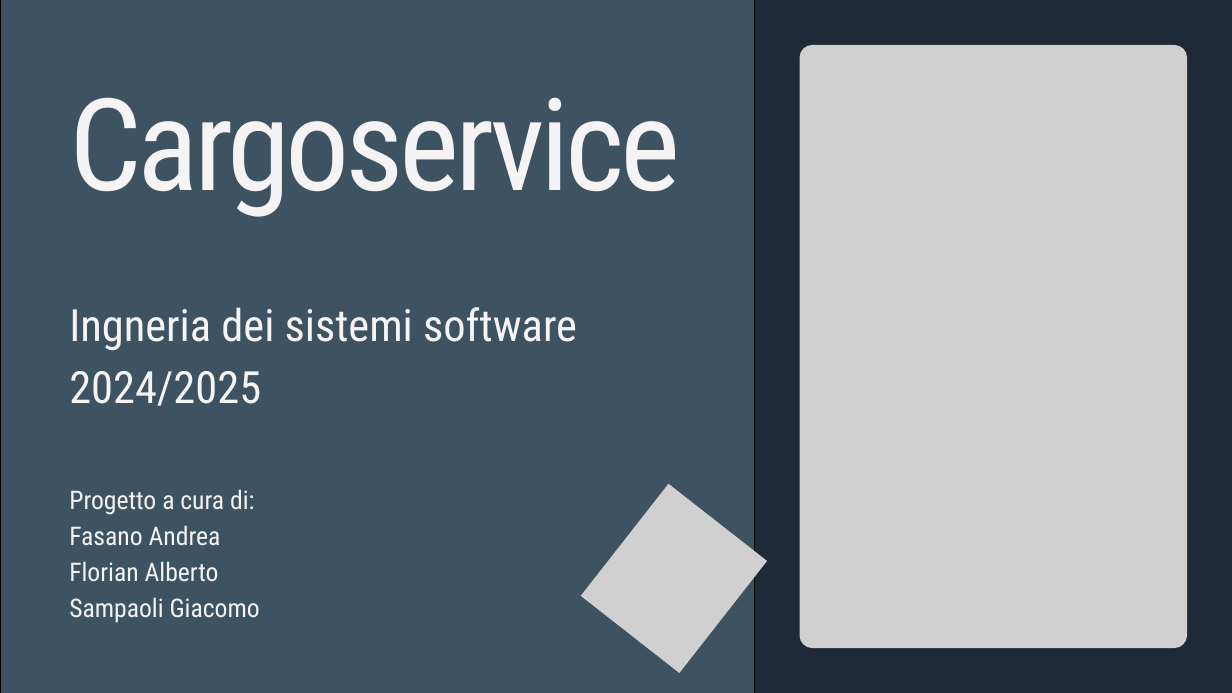
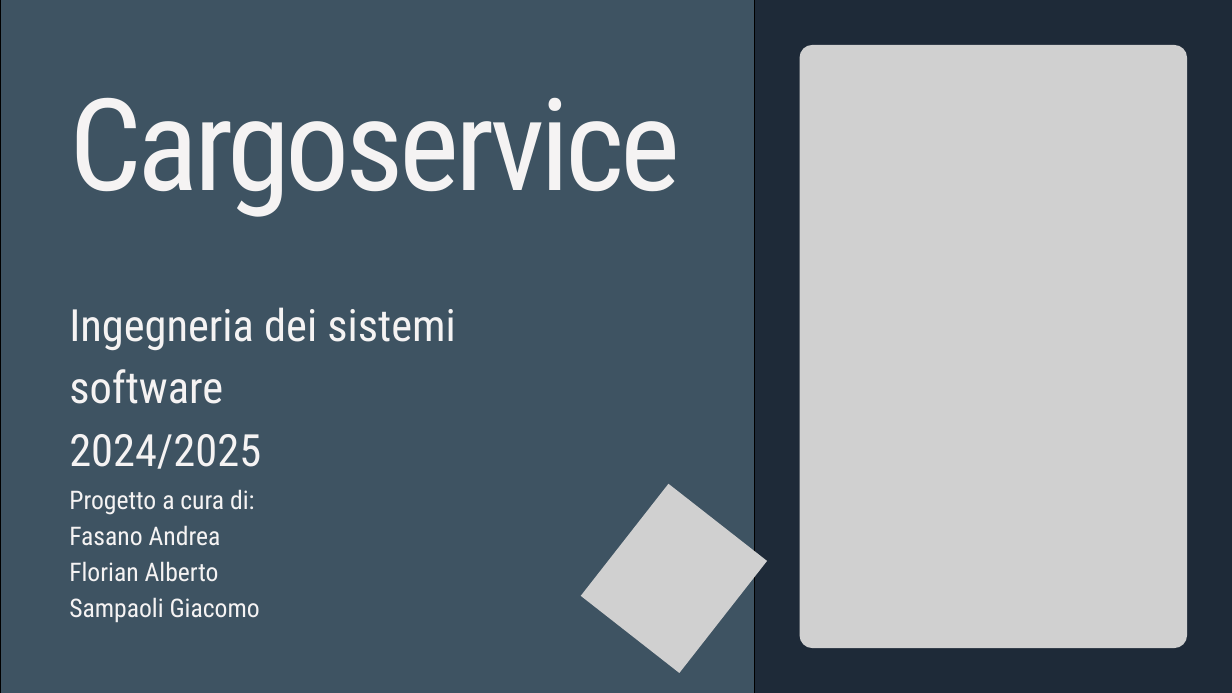
Before and after one commit to FlorAber/ISS25-cargoservice, a slide deck: slide 1 of ISS25_Cargoservice.pptx. Drawn at 1232x693 pixels with LibreOffice and Linux fonts; fonts in the diff are those of the drawing; grey boxes stand for pictures. Boxes give left, top, right and bottom in pixels: in the first picture for what was removed or moved away, otherwise in the second. Text is boxed around its words. In the diff, an @@ line names an element or a change of style, - is before the commit and + after.

Commit message:
presentazione sistemata

```diff
--- a/ISS25_Cargoservice.pptx
+++ b/ISS25_Cargoservice.pptx
@@ text at [69,307,455,404]: text changed @@
-Ingneria dei sistemi software
+Ingegneria dei sistemi software
```
Also in this commit, not shown: 2 other files.
